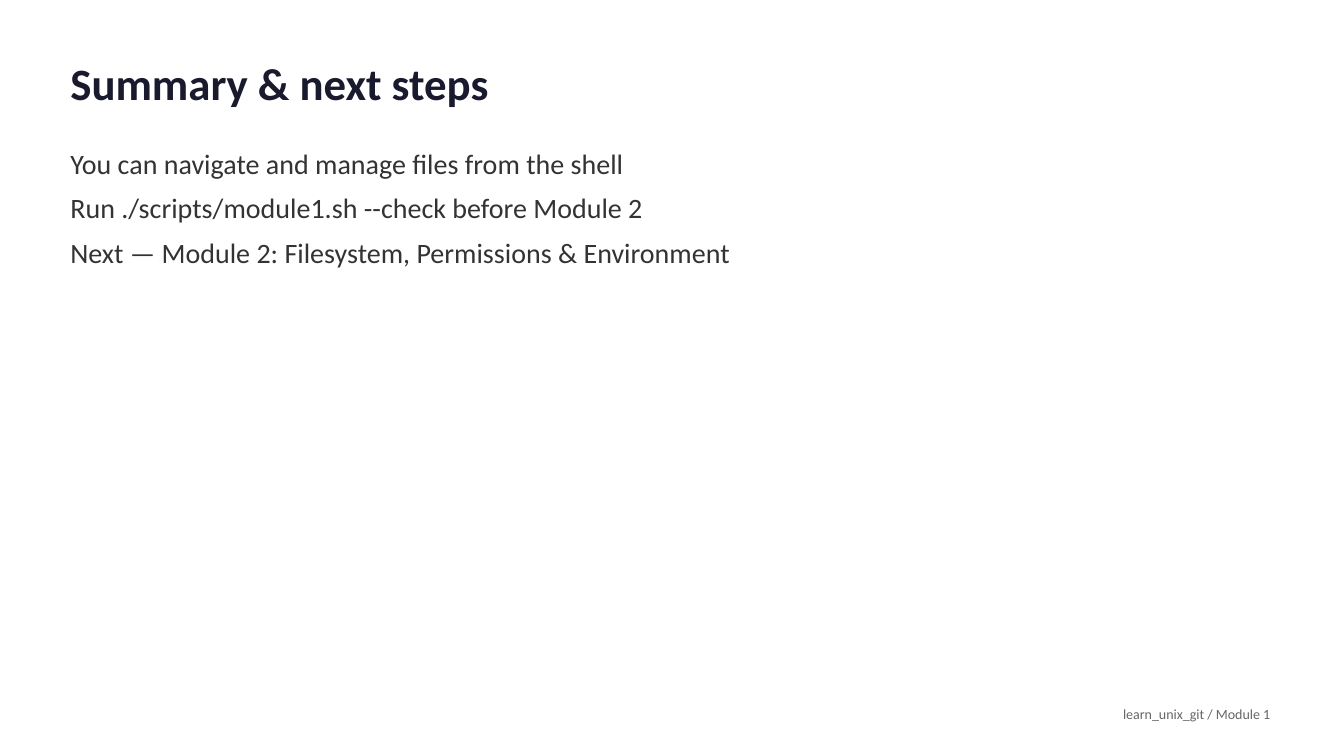
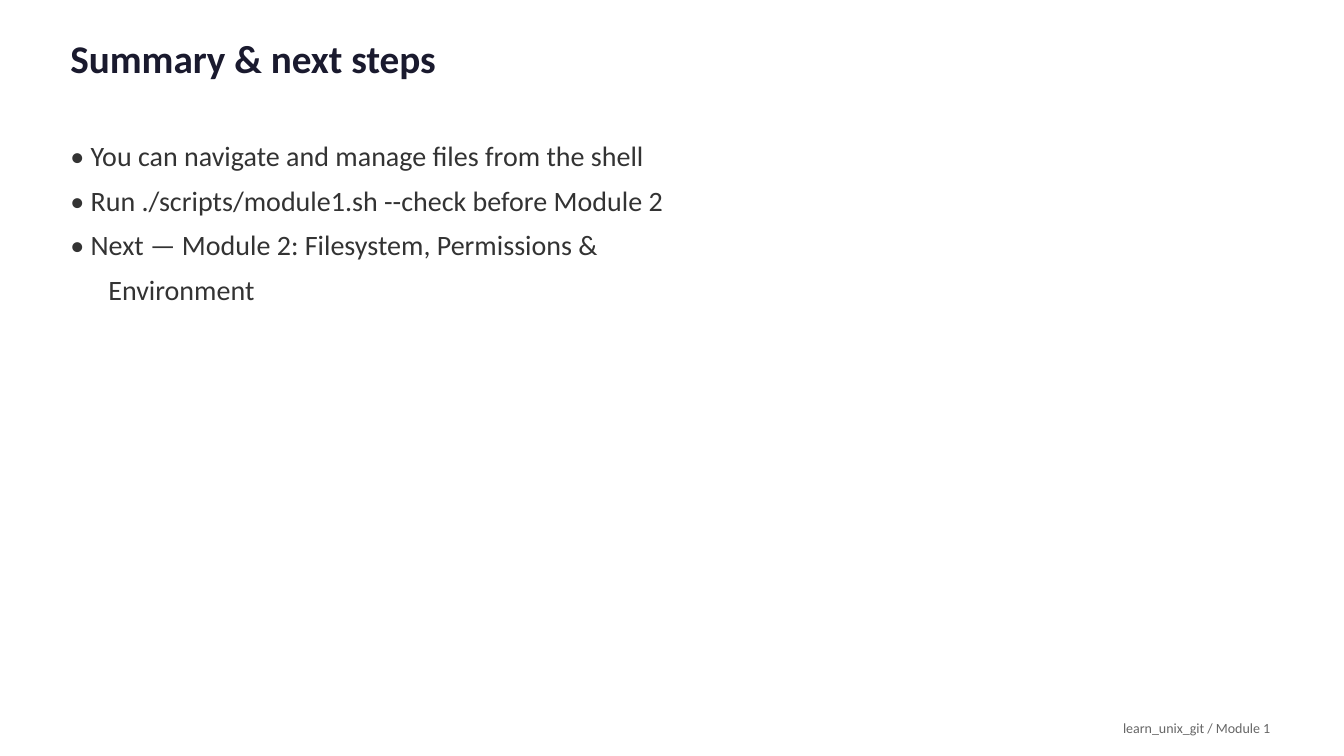
Before and after one commit to universal-verification-methodology/learn_unix_git, a slide deck: slide 20 of media/module1/slides.pptx. Drawn at 1344x756 pixels with LibreOffice and Linux fonts; fonts in the diff are those of the drawing. Boxes give left, top, right and bottom in pixels: in the first picture for what was removed or moved away, otherwise in the second. Text is boxed around its words. In the diff, an @@ line names an element or a change of style, - is before the commit and + after.

```diff
--- a/media/module1/slides.pptx
+++ b/media/module1/slides.pptx
@@ text "Summary & next steps" at (70, 47, 435, 79): size 32 to 28 pt; line spacing 1 to 22pt @@
@@ text at (91, 146, 663, 300): text changed @@
-You can navigate and manage files from the shell
-Run ./scripts/module1.sh --check before Module 2
-Next — Module 2: Filesystem, Permissions & Environment
+• You can navigate and manage files from the shell
+• Run ./scripts/module1.sh --check before Module 2
+• Next — Module 2: Filesystem, Permissions &
+Environment
@@ text "learn_unix_git / Module 1" at (1123, 723, 1270, 736): line spacing 1 to 22pt @@
```
Also in this commit, not shown: 19 other slides changed, 53 other files.
